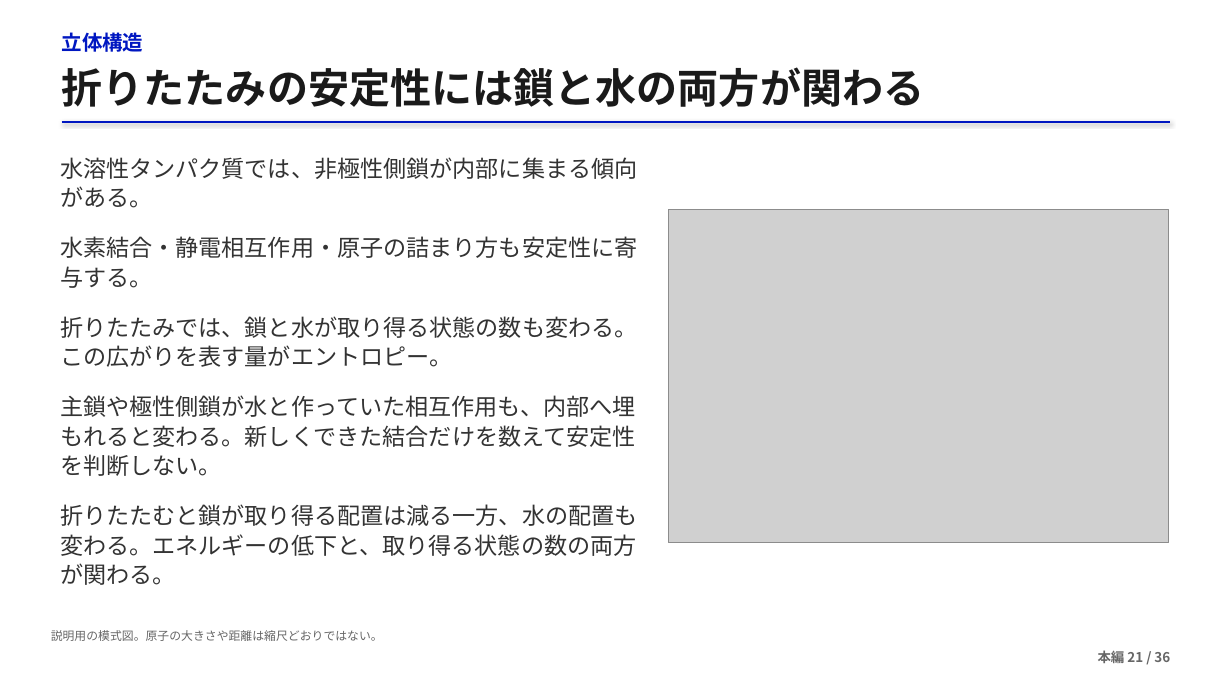
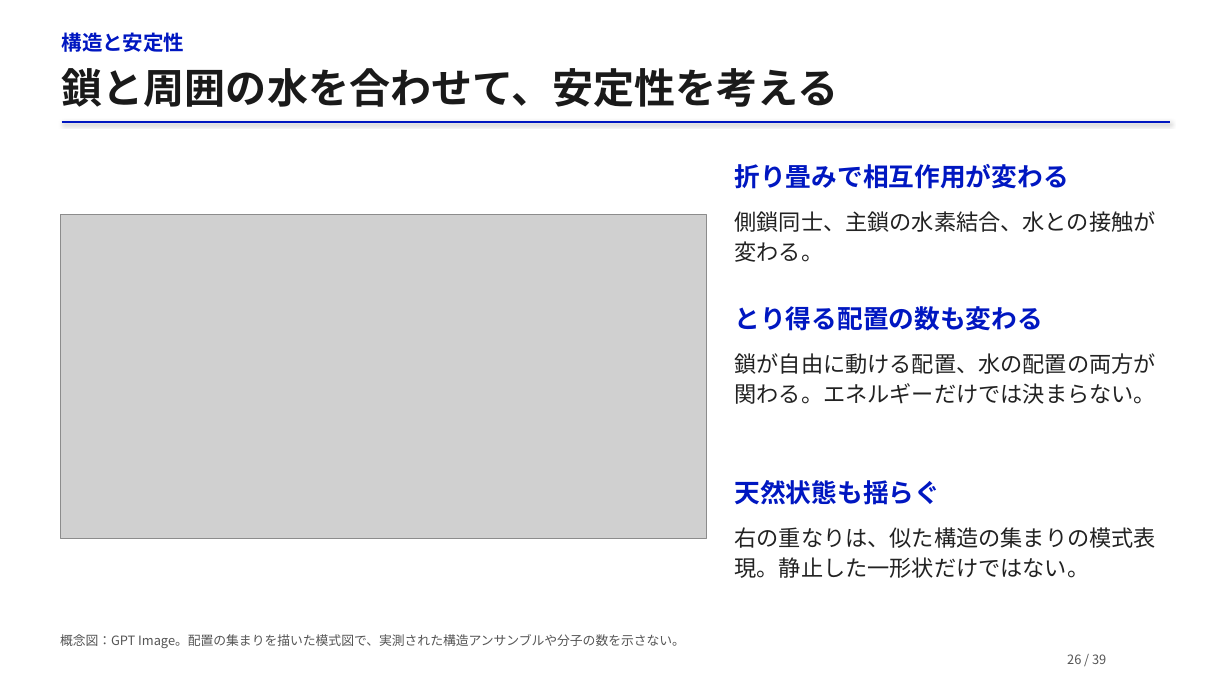
Before and after one commit to matsunagalab/lecture_bioinfo, a slide deck: slide 26 of 03_タンパク質構造の基礎/03_タンパク質構造の基礎.pptx (slide 21 before the commit). Drawn at 1232x693 pixels with LibreOffice and Linux fonts; fonts in the diff are those of the drawing; grey boxes stand for pictures. Boxes give left, top, right and bottom in pixels: in the first picture for what was removed or moved away, otherwise in the second. Text is boxed around its words. In the diff, an @@ line names an element or a change of style, - is before the commit and + after.

```diff
--- a/03_タンパク質構造の基礎/03_タンパク質構造の基礎.pptx
+++ b/03_タンパク質構造の基礎/03_タンパク質構造の基礎.pptx
@@ text at (62, 32, 185, 52): text changed @@
-立体構造
+構造と安定性
@@ text at (62, 68, 839, 107): text changed @@
-折りたたみの安定性には鎖と水の両方が関わる
+鎖と周囲の水を合わせて、安定性を考える
@@ text removed at (60, 157, 638, 208) @@
-水溶性タンパク質では、非極性側鎖が内部に集まる傾向がある。
@@ text at (735, 164, 1069, 189): text changed; size 18 to 20 pt; text colour #333333 to #0017C1; bold on @@
-水素結合・静電相互作用・原子の詰まり方も安定性に寄与する。
+折り畳みで相互作用が変わる
@@ picture removed at (668, 209, 1169, 543) @@
@@ picture added at (60, 215, 707, 539) @@
@@ text at (735, 211, 1156, 262): text changed; size 18 to 17.3 pt; text colour #333333 to #222222 @@
-折りたたみでは、鎖と水が取り得る状態の数も変わる。この広がりを表す量がエントロピー。
+側鎖同士、主鎖の水素結合、水との接触が変わる。
@@ text at (735, 306, 1043, 331): text changed; size 18 to 20 pt; text colour #333333 to #0017C1; bold on @@
-主鎖や極性側鎖が水と作っていた相互作用も、内部へ埋もれると変わる。新しくできた結合だけを数えて安定性を判断しない。
+とり得る配置の数も変わる
@@ text at (735, 353, 1156, 404): text changed; size 18 to 17.3 pt; text colour #333333 to #222222 @@
-折りたたむと鎖が取り得る配置は減る一方、水の配置も変わる。エネルギーの低下と、取り得る状態の数の両方が関わる。
+鎖が自由に動ける配置、水の配置の両方が関わる。エネルギーだけでは決まらない。
@@ text added at (735, 480, 941, 505), 20 pt, text #0017C1, bold @@
+天然状態も揺らぐ
@@ text at (735, 527, 1156, 578): text changed; size 9.2 to 17.3 pt; text colour #666666 to #222222 @@
-説明用の模式図。原子の大きさや距離は縮尺どおりではない。
+右の重なりは、似た構造の集まりの模式表現。静止した一形状だけではない。
@@ text added at (60, 634, 685, 648), 10 pt, text #555555 @@
+概念図：GPT Image。配置の集まりを描いた模式図で、実測された構造アンサンブルや分子の数を示さない。
@@ text added at (1067, 654, 1106, 664), 10 pt, text #555555 @@
+26 / 39
@@ text removed at (1098, 650, 1170, 663) @@
-本編 21 / 36
```
Also in this commit, not shown: 23 other slides changed, 17 slides added, 14 slides removed, 2 other files.
